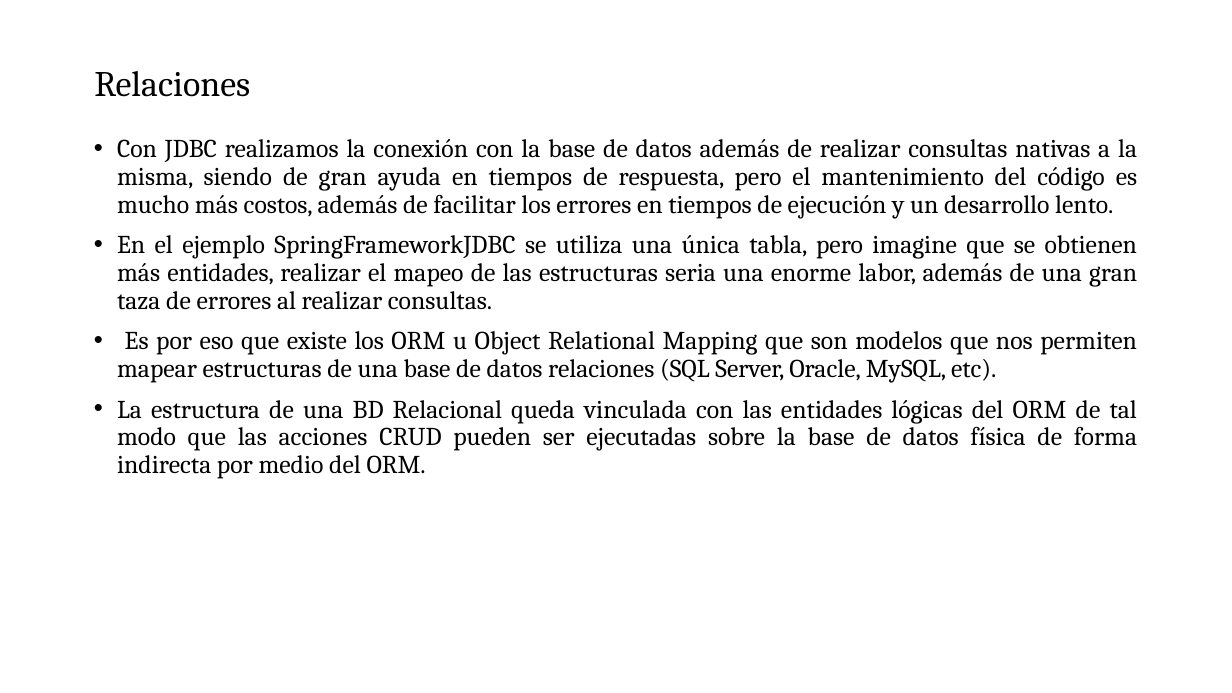
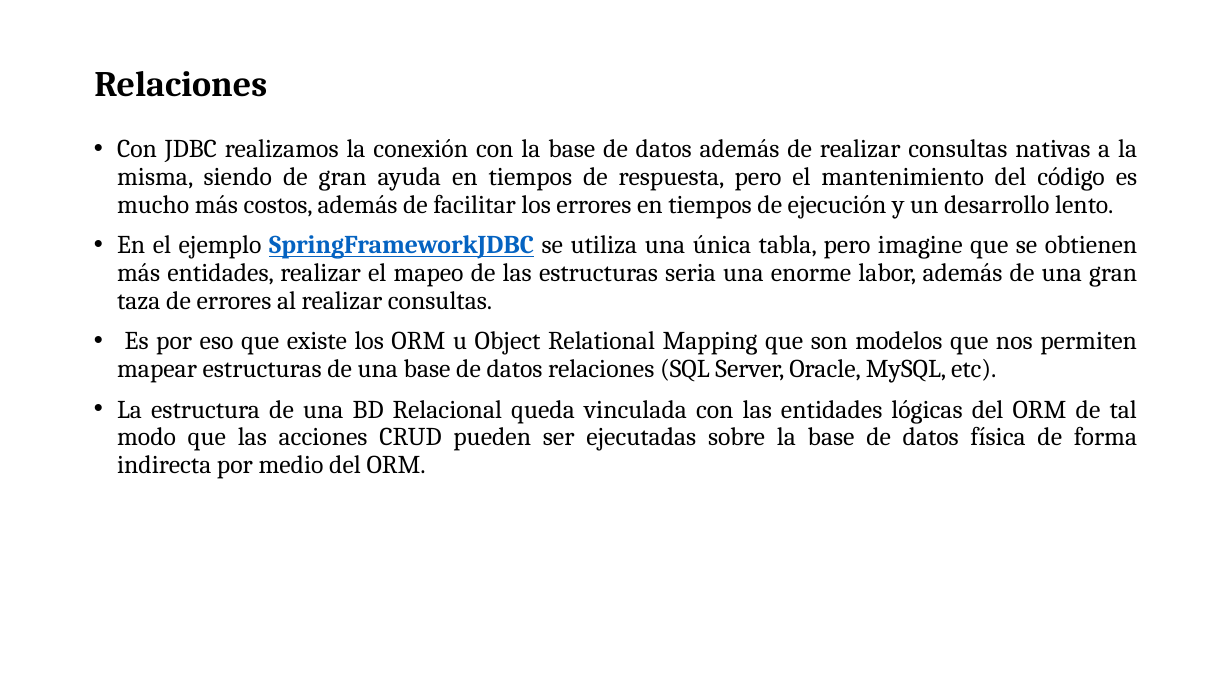
Before and after one commit to soycperez/persistencia-spring-framework, a slide deck: slide 8 of Persistencia con JDBC.pptx (slide 9 before the commit). Drawn at 1232x693 pixels with LibreOffice and Linux fonts; fonts in the diff are those of the drawing; background and template pictures are left out. Boxes give left, top, right and bottom in pixels: in the first picture for what was removed or moved away, otherwise in the second. Text is boxed around its words. In the diff, an @@ line names an element or a change of style, - is before the commit and + after.

```diff
--- a/Persistencia con JDBC.pptx
+++ b/Persistencia con JDBC.pptx
@@ title "Relaciones" at bbox=[94, 71, 267, 97]: bold on @@
@@ text at bbox=[117, 235, 1137, 310]: text colour #000000 to #0563C1, bold on, underline on in "SpringFrameworkJDBC" @@
```
Also in this commit, not shown: 1 other slide changed, 6 slides added, 2 slides removed, 10 other files.
